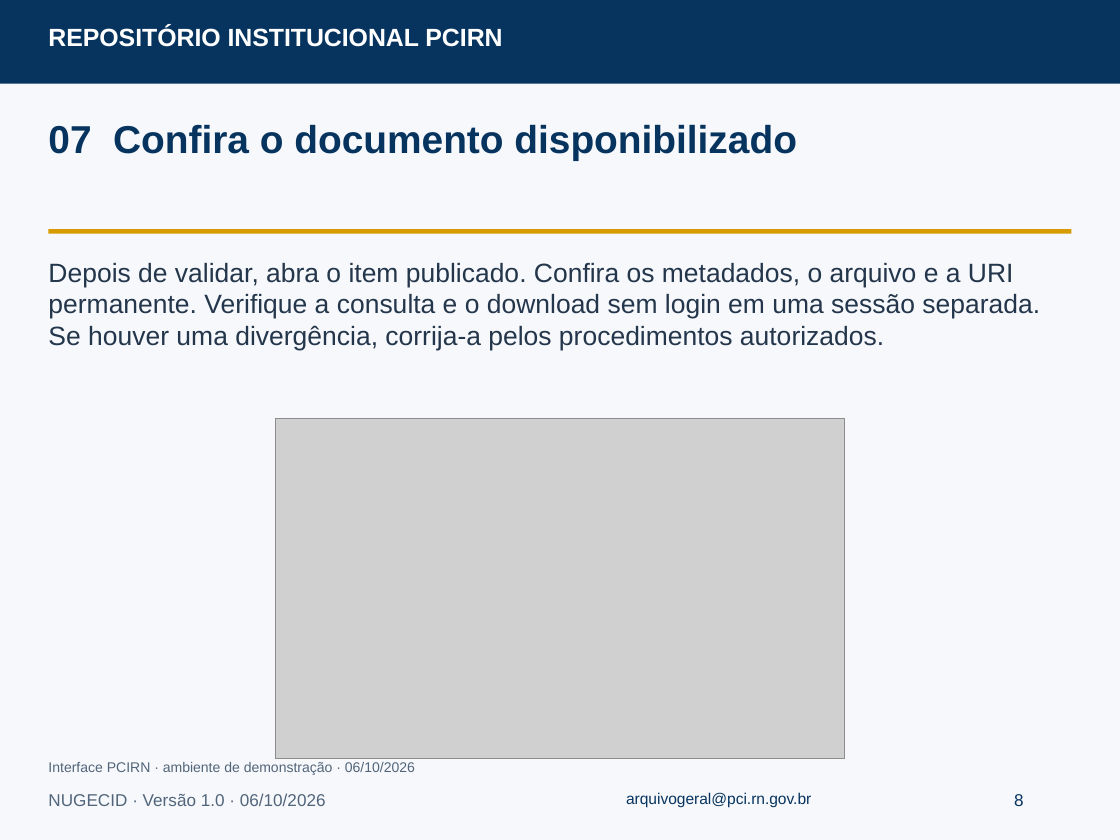
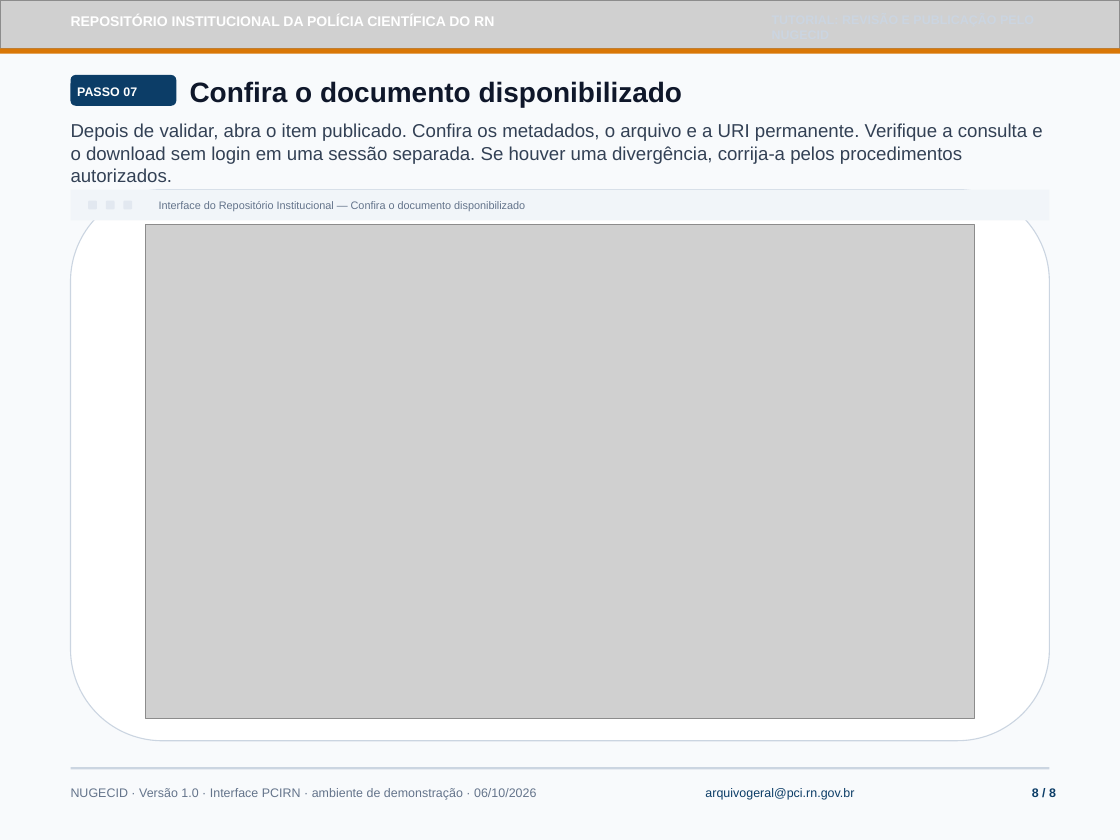
Before and after one commit to kevintestegit/dspace-pcirn, a slide deck: slide 8 of docs/tutoriais/revisao-publicacao.odp. Drawn at 1120x840 pixels with LibreOffice and Linux fonts; fonts in the diff are those of the drawing; grey boxes stand for pictures. Boxes give left, top, right and bottom in pixels: in the first picture for what was removed or moved away, otherwise in the second. Text is boxed around its words. In the diff, an @@ line names an element or a change of style, - is before the commit and + after.

Commit message:
feat(tutoriais): redesign tutorial presentations with official PCIRN visual kit
- Apply official PCIRN visual identity (textured header, coat of arms, gold micro-strip)
- Redesign cover slides, step indicator badges, and 3-stage governance flow
- Replace partial home crop with full homepage capture and search highlight
- Add adaptive viewport framing with operational guidance cards for narrow captures
- Regenerate all 5 tutorial ODP sources and tagged PDF documents
- Bump dspace-angular submodule with updated catalog and exported PDFs

```diff
--- a/docs/tutoriais/revisao-publicacao.odp
+++ b/docs/tutoriais/revisao-publicacao.odp
@@ rectangle at (0,0,1120,840): fill #F6F8FB to #F8FAFC @@
@@ picture added at (0,0,1120,48) @@
@@ text removed at (48,26,502,47) @@
-REPOSITÓRIO INSTITUCIONAL PCIRN
@@ text added at (71,17,494,26), 9 pt, text #FFFFFF, bold @@
+REPOSITÓRIO INSTITUCIONAL DA POLÍCIA CIENTÍFICA DO RN
@@ rectangle: place and size @@
-rectangle at (0,0,1120,84)
+rectangle at (0,48,1120,54)
@@ rectangle at (0,48,1120,54): fill #07345F to #D97706 @@
@@ rounded rectangle added at (71,75,176,106), fill #0C3D67 @@
@@ text added at (77,87,137,96), 8 pt, text #FFFFFF, bold @@
+PASSO 07
@@ text at (190,81,683,108): text changed; size 25 to 18 pt; text colour #07345F to #0F172A @@
-07 Confira o documento disponibilizado
+Confira o documento disponibilizado
@@ text "Depois de validar, abra o ...": place and size @@
-text "Depois de validar, abra o ..." at (48,263,1040,351)
+text "Depois de validar, abra o ..." at (71,123,1042,182)
@@ text "Depois de validar, abra o ..." at (71,123,1042,182): size 17 to 12 pt, text colour #24364B to #334155 @@
@@ rectangle: place and size @@
-rectangle at (48,230,1071,234)
+rectangle at (71,189,1049,221)
@@ rectangle at (71,189,1049,221): fill #D79B00 to #F1F5F9 @@
@@ rounded rectangle added at (71,189,1049,740), fill #FFFFFF, outline #CBD5E1 0.71 pt @@
@@ rounded rectangle added at (88,200,97,209), fill #E2E8F0 @@
@@ rounded rectangle added at (105,200,114,209), fill #E2E8F0 @@
@@ rounded rectangle added at (123,200,132,209), fill #E2E8F0 @@
@@ text added at (159,201,525,211), 7 pt, text #64748B @@
+Interface do Repositório Institucional — Confira o documento disponibilizado
@@ picture: place and size @@
-picture at (276,419,846,758)
+picture at (146,225,974,719)
@@ text removed at (48,762,415,775) @@
-Interface PCIRN · ambiente de demonstração · 06/10/2026
@@ rectangle added at (71,767,1049,769), fill #CBD5E1 @@
@@ text at (71,788,536,800): text changed; size 11 to 8 pt; text colour #52657B to #64748B @@
-NUGECID · Versão 1.0 · 06/10/2026
+NUGECID · Versão 1.0 · Interface PCIRN · ambiente de demonstração · 06/10/2026
@@ text "arquivogeral@pci.rn.gov.br": place and size @@
-text "arquivogeral@pci.rn.gov.br" at (626,792,811,808)
+text "arquivogeral@pci.rn.gov.br" at (705,788,854,800)
@@ text "arquivogeral@pci.rn.gov.br" at (705,788,854,800): size 10 to 8 pt, text colour #07345F to #0C3D67 @@
@@ text at (1032,787,1056,800): text changed; size 11 to 8 pt; text colour #07345F to #0C3D67; bold on @@
-8
+8 / 8
```
Also in this commit, not shown: 7 other slides changed, 12 other files.
